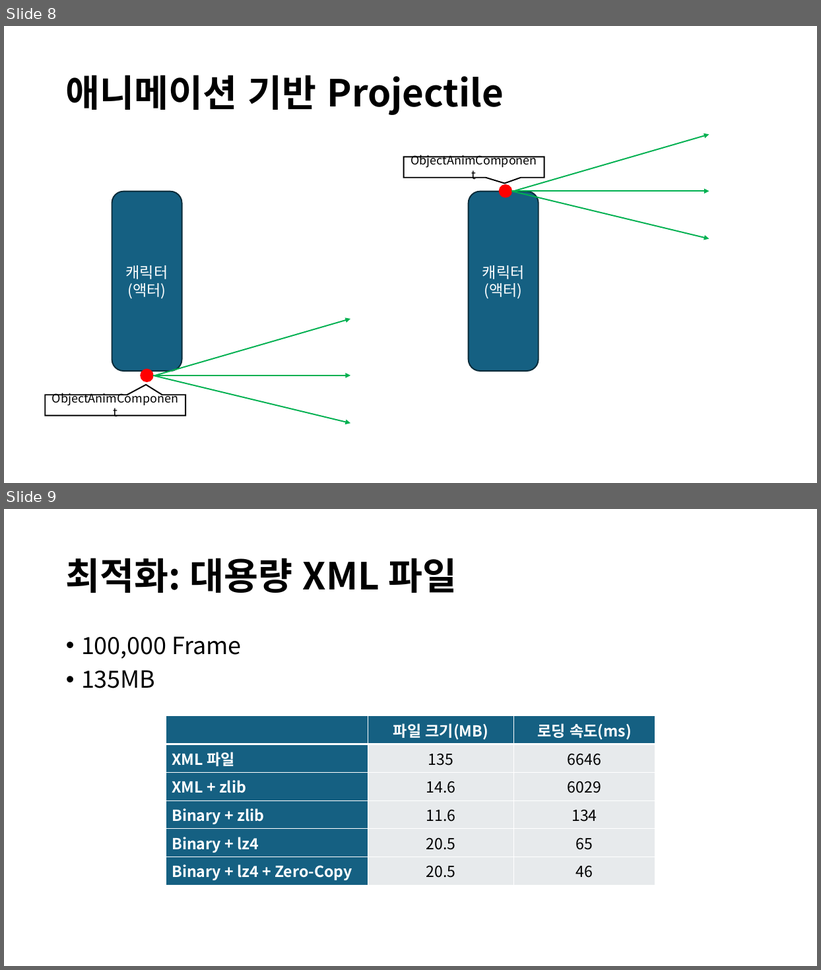
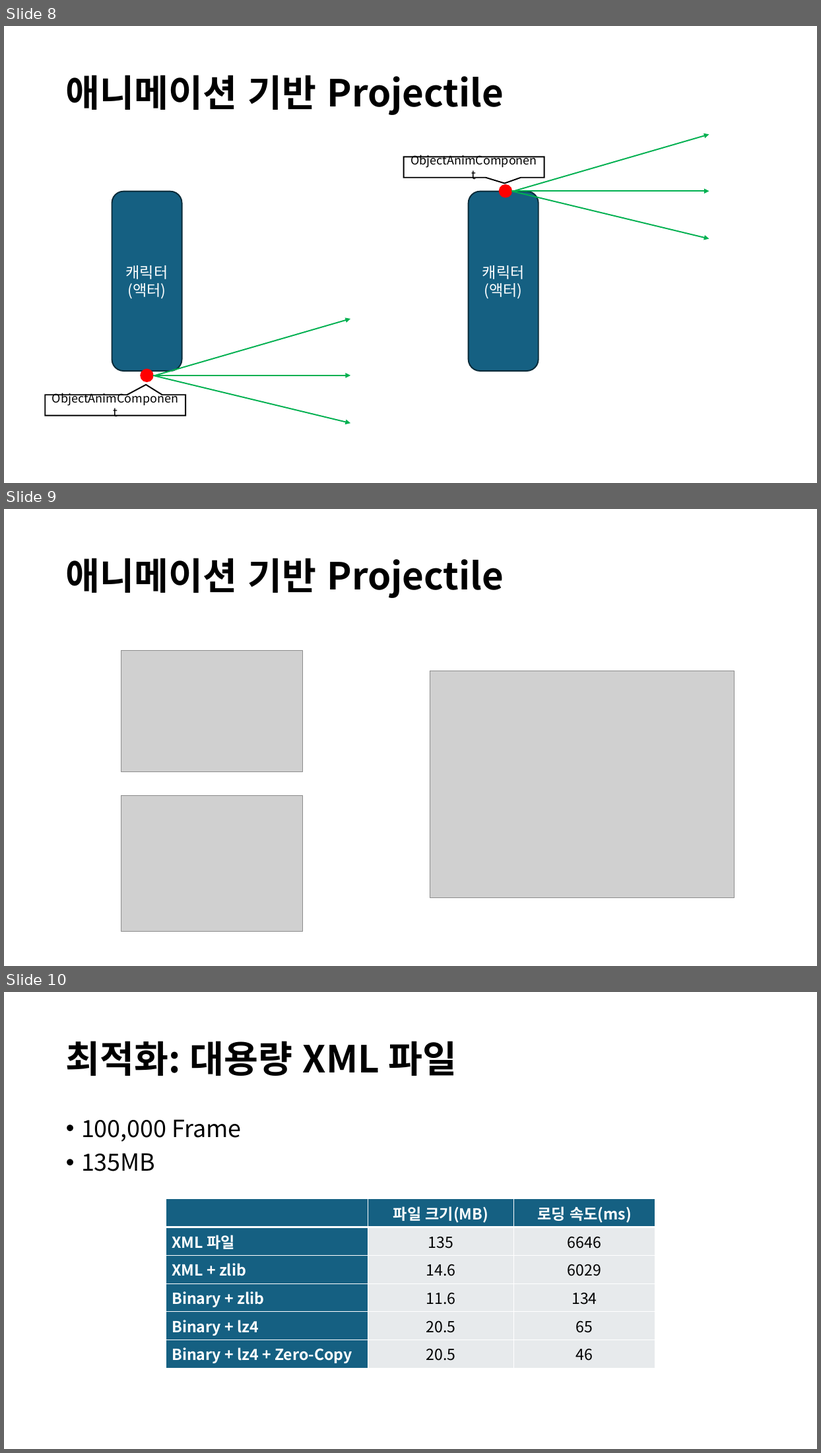
Before and after one commit to tyt0815/WhiteEngine, a slide deck: 발표자료/20260116_3주차과제발표_애니메이션1실_김동근.pptx. Shown one above the other, each under a label of ours: slides 8 and 9 before the commit, slides 8, 9 and 10 after it. The pictures are 821x970 and 821x1453 pixels, drawn with LibreOffice and Linux fonts; fonts in the diff are those of the drawing; grey boxes stand for pictures. Boxes give left, top, right and bottom in pixels: in the first picture for what was removed or moved away, otherwise in the second. Text is boxed around its words. In the diff, an @@ line names an element or a change of style, - is before the commit and + after.

```diff
--- a/발표자료/20260116_3주차과제발표_애니메이션1실_김동근.pptx
+++ b/발표자료/20260116_3주차과제발표_애니메이션1실_김동근.pptx
@@ slide 9 added at box(4, 509, 817, 966), background #FFFFFF @@
@@ title added at box(66, 558, 504, 598), 44 pt, text #000000, bold @@
+애니메이션 기반 Projectile
@@ picture added at box(121, 650, 303, 772) @@
@@ picture added at box(430, 671, 735, 898) @@
@@ picture added at box(121, 795, 303, 931) @@
@@ what was slide 9 is now slide 10 @@
```
Also in this commit, not shown: 1 slide changed.
